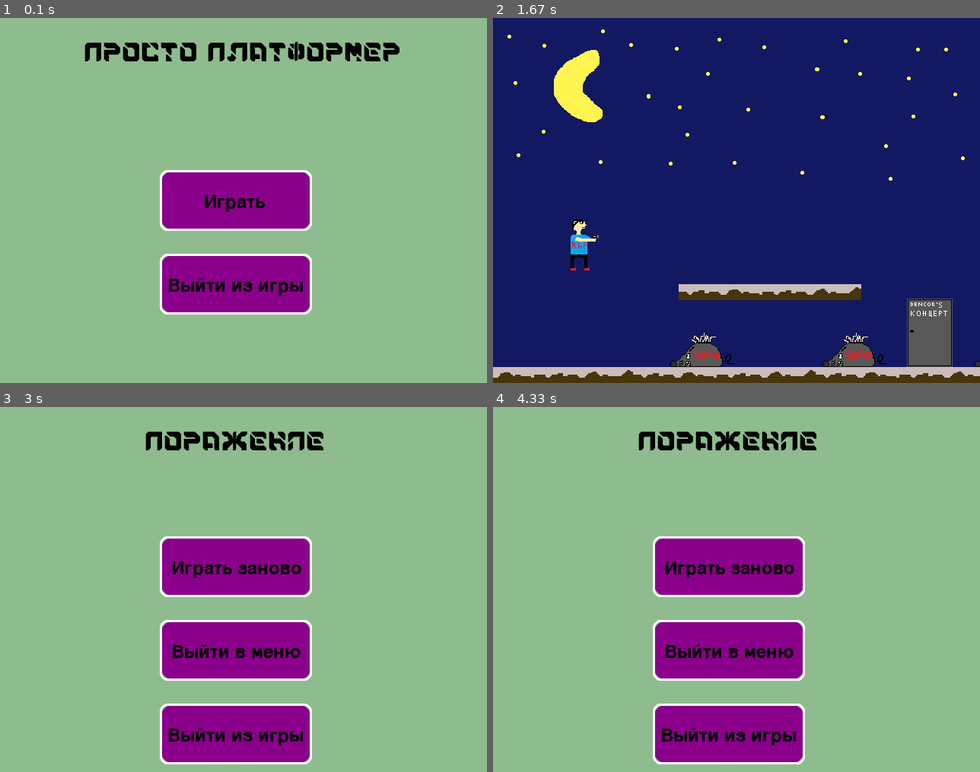
Above: before the commit, frames 1-4 (two rows, left to right).
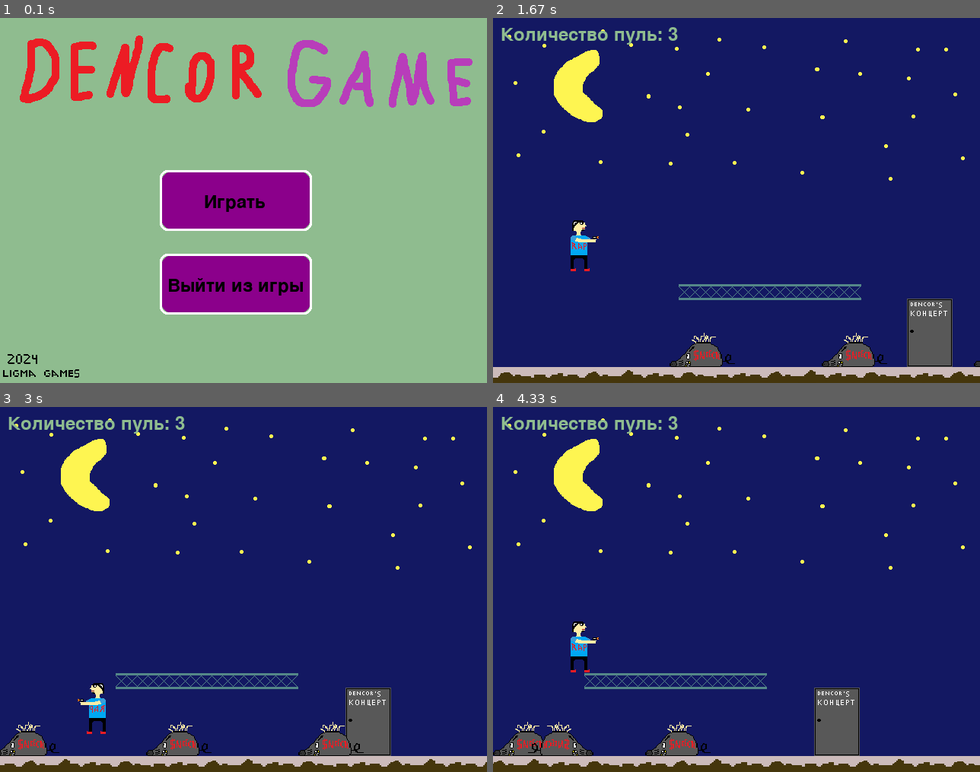
Above: after the commit, the same moments.

Repository: RomoR11/Project_PyGame
Game: pygame game, started from main.py
The game is run twice, just before and just after one commit, with the same random seed, the same clock (stepped at 60 frames per second) and the same inputs.
Inputs (mouse positions are in pixels of both pictures, inside the frame that each line leads up to):
- Up to frame 1 (0.1 s): no input
- Up to frame 2 (1.67 s): click (726, 200) at 0.38 s; click (785, 280) at 0.72 s; hold Right 1-1.47 s; hold Up from 1.5 s (still down)
- Up to frame 3 (3 s): release Up at 1.8 s; hold Right 1.83-2.3 s; hold Right 2.33-2.87 s; hold Left from 2.9 s (still down)
- Up to frame 4 (4.33 s): release Left at 3.3 s; hold Up 3.33-3.7 s; hold Right from 3.73 s (still down)

The runs differ from the first frame. In frame 1, 7.1% of the frame differs, in the area x 0-98%, y 4-99%; in frame 2, 2.3%; in frame 3, 100%, in the area x 0-100%, y 0-100%; in frame 4, 100%.

Commit message:
levels done!

Diff:
--- a/data/level.csv
+++ b/data/level.csv
@@ -1,5 +1,5 @@
 type;coord_x;coord_y;group;enemy_speed
-"level";3360;480;1;None
+"level";3580;480;1;None
 "player";200;350;player;2:1
 "platform";-240;459;platform;None
 "platform";0;459;platform;None
@@ -23,6 +23,10 @@
 "platform";1840;280;border;None
 "platform";2180;364;border;None
 "platform";2520;280;border;None
+"bullet";855;335;bullet;None
+"bullet";2280;335;bullet;None
+"bullet";2280;425;bullet;None
+"bullet";2635;251;bullet;None
 "enemy";1840:1993;237;enemy;1
 "enemy";2520:2673;237;enemy;1
 "enemy";2180:2333;321;enemy;1
--- a/data/level_2.csv
+++ b/data/level_2.csv
@@ -1,14 +1,40 @@
 type;coord_x;coord_y;group;enemy_speed
 "level";1280;480;2;None
-"player";100;350;player;2:1
+"player";200;350;player;2:1
 "platform";-240;459;platform;None
 "platform";0;459;platform;None
-"platform";300;350;border;None
 "platform";240;459;platform;None
 "platform";480;459;platform;None
 "platform";720;459;platform;None
 "platform";960;459;platform;None
 "platform";1200;459;platform;None
-"enemy";100:400;414;enemy;1
-"enemy";100:800;414;enemy;1
-"flag";600;369;None;None
+"platform";1440;459;platform;None
+"platform";1680;459;platform;None
+"platform";1920;459;platform;None
+"platform";2160;459;platform;None
+"platform";3730;459;platform;None
+"platform";3970;459;platform;None
+"platform";4210;459;platform;None
+"platform";4450;459;platform;None
+"platform";4690;459;platform;None
+"platform";740;350;border;None
+"platform";1100;280;border;None
+"platform";1360;350;border;None
+"platform";1620;400;border;None
+"platform";2460;350;border;None
+"platform";2840;280;border;None
+"platform";3180;404;border;None
+"platform";3240;230;border;None
+"platform";3560;310;border;None
+"enemy";1200:1533;414;enemy;3
+"enemy";690:943;414;enemy;2
+"enemy";1100:1253;235;enemy;3
+"enemy";1620:1773;355;enemy;2
+"enemy";2840:2993;235;enemy;2
+"enemy";3240:3393;185;enemy;2
+"bullet";3300;384;bullet;None
+"bullet";3360;210;bullet;None
+"bullet";860;330;bullet;None
+"bullet";1220;330;bullet;None
+"bullet";1480;330;bullet;None
+"flag";4300;369;None;None
--- a/data/level_3.csv
+++ b/data/level_3.csv
@@ -1,14 +1,51 @@
 type;coord_x;coord_y;group;enemy_speed
-"level";1280;480;3;None
-"player";100;350;player;2:1
+"level";5380;480;3;None
+"player";200;350;player;2:1
 "platform";-240;459;platform;None
 "platform";0;459;platform;None
-"platform";300;350;border;None
 "platform";240;459;platform;None
 "platform";480;459;platform;None
 "platform";720;459;platform;None
 "platform";960;459;platform;None
 "platform";1200;459;platform;None
-"enemy";100:400;414;enemy;1
-"enemy";100:800;414;enemy;1
-"flag";800;369;None;None
+"platform";1440;459;platform;None
+"platform";1680;459;platform;None
+"platform";1920;459;platform;None
+"platform";2160;459;platform;None
+"platform";2400;459;platform;None
+"platform";2640;459;platform;None
+"platform";2880;459;platform;None
+"platform";3120;459;platform;None
+"platform";3700;459;platform;None
+"platform";3940;459;platform;None
+"platform";4180;459;platform;None
+"platform";4420;459;platform;None
+"platform";4660;459;platform;None
+"platform";4850;438;platform;None
+"platform";4900;459;platform;None
+"platform";5140;459;platform;None
+"platform";740;280;border;None
+"platform";1120;364;border;None
+"platform";1860;400;border;None
+"platform";2240;330;border;None
+"platform";2480;330;border;None
+"platform";2400;230;border;None
+"platform";3410;340;border;None
+"platform";3860;280;border;None
+"enemy";740:893;235;enemy;2
+"enemy";500:833;414;enemy;4
+"enemy";920:1240;414;enemy;4
+"enemy";2240:2633;285;enemy;2
+"enemy";2400:2553;185;enemy;3
+"enemy";2100:2650;414;enemy;4
+"enemy";3410:3563;295;enemy;4
+"enemy";3700:4113;414;enemy;4
+"enemy";3860:4013;235;enemy;2
+"bullet";860;255;bullet;None
+"bullet";1240;339;bullet;None
+"bullet";2480;434;bullet;None
+"bullet";2580;434;bullet;None
+"bullet";2400;305;bullet;None
+"bullet";3520;315;bullet;None
+"bullet";2520;205;bullet;None
+"flag";4940;348;None;None
--- a/main.py
+++ b/main.py
@@ -18,6 +18,7 @@
 flag_group = pygame.sprite.Group()
 border_group = pygame.sprite.Group()
 bullet_group = pygame.sprite.Group()
+unused_bullet_group = pygame.sprite.Group()
 STOP, LEFT, RIGHT, JUMP = 0, 1, 2, 3
 player_motion = STOP
 bullet_flip = False
@@ -30,14 +31,8 @@
 
 
 def start_screen():
-    title_text = 'Просто платформер'
-    screen.fill('DarkSeaGreen')
-    font_title = pygame.font.Font('data/SAIBA-45.otf', 35)
-    string_rendered = font_title.render(title_text, 1, pygame.Color('black'))
-    intro_rect = string_rendered.get_rect()
-    intro_rect.top = 30
-    intro_rect.x = 110
-    screen.blit(string_rendered, intro_rect)
+    main_menu_screen = pygame.transform.scale(load_image('main_menu_screen.png'), (width, height))
+    screen.blit(main_menu_screen, (0, 0))
     start_game_button = pygame.draw.rect(screen, 'white', pygame.Rect(210, 200, 200, 80), 3, 10)
     pygame.draw.rect(screen, 'DarkMagenta', pygame.Rect(213, 203, 194, 74), 0, 10)
     exit_button = pygame.draw.rect(screen, 'white', pygame.Rect(210, 310, 200, 80), 3, 10)
@@ -314,15 +309,19 @@
     new_player, new_flag, max_width, max_height = None, None, 0, 0
     for i in data:
         if i[0] == 'player':
-            rows, columns = i[4].split(':')
-            new_player = Player(int(i[1]), int(i[2]), int(rows), int(columns))
+            new_player = Player(int(i[1]), int(i[2]))
         elif i[0] == 'platform':
-            if level_number in (1, 2, 6):
+            if i[3] == 'border':
+                Platform('border', int(i[1]), int(i[2]), i[3])
+            elif level_number in (1, 2, 6):
                 Platform('platform_1_2_6', int(i[1]), int(i[2]), i[3])
             else:
                 Platform(f'platform_{level_number}', int(i[1]), int(i[2]), i[3])
+
         elif i[0] == 'level':
             max_width, max_height = int(i[1]), int(i[2])
+        elif i[0] == 'bullet':
+            UnusedBullet(int(i[1]), int(i[2]))
         elif i[0] == 'flag':
             new_flag = Flag(int(i[1]), int(i[2]))
         elif i[0] == 'enemy':
@@ -333,7 +332,7 @@
 
 platform_image = {'platform_1_2_6': load_image('platform_level_1_2_6.png'),
                   'platform_3': load_image('platform_level_3.png'), 'platform_4': load_image('platform_level_4.png'),
-                  'platform_5': load_image('platform_level_5.png')}
+                  'platform_5': load_image('platform_level_5.png'), 'border': load_image('border.png')}
 levels = {1: 'level.csv', 2: 'level_2.csv', 3: 'level_3.csv',
           4: 'level_4.csv', 5: 'level_5.csv', 6: 'level_6.csv'}
 level_fon = {1: load_image('fon_level_1_6.png'), 2: load_image('fon_level_2.png'), 3: load_image('fon_level_3_5.png'),
@@ -342,6 +341,7 @@
 sneech_image = pygame.transform.scale(load_image('Sneech.png'), (86.4, 45.6))
 flag_image = load_image('finish_flag.png')
 bullet_image = load_image('bullet.png')
+unused_bullet_image = load_image('bullet.png', (80, 80))
 
 
 class Platform(pygame.sprite.Sprite):
@@ -361,7 +361,7 @@
 
 
 class Player(pygame.sprite.Sprite):
-    def __init__(self, pos_x, pos_y, rows, columns):
+    def __init__(self, pos_x, pos_y):
         super().__init__(player_group, all_sprites)
         self.image = player_image
         self.x = pos_x
@@ -371,6 +371,7 @@
         self.mask = pygame.mask.from_surface(self.image)
         self.flip = False
         self.die = False
+        self.bullets = 3
 
     def twist(self, *args):
         if args:
@@ -393,10 +394,10 @@
         if enemies_collided:
             self.die = True
         if not platforms_collided and not borders_collided and not jump or\
-                any(map(lambda x: x.rect.y + 3 < self.y + self.rect.height, platforms_collided)) and not jump and\
-                platforms_collided or any(map(lambda x: x.rect.y + 3 < self.y + self.rect.height, borders_collided))\
+                any(map(lambda x: x.rect.y + 2 < self.y + self.rect.height, platforms_collided)) and not jump and\
+                platforms_collided or any(map(lambda x: x.rect.y + 2 < self.y + self.rect.height, borders_collided))\
                 and borders_collided and not platforms_collided and not jump:
-            self.y += 3
+            self.y += 2
             if self.y >= screen.get_rect().height:
                 self.die = True
         self.rect = self.image.get_rect().move(self.x, self.y)
@@ -420,7 +421,7 @@
         x = args[0] if args else 0
         enemies_collided = pygame.sprite.spritecollide(self, enemy_group, False)
         borders_collided = pygame.sprite.spritecollide(self, border_group, False)
-        if enemies_collided or borders_collided:
+        if borders_collided:
             self.kill()
         if not self.flip:
             self.x += 5 - x
@@ -432,6 +433,22 @@
         if self.x >= self.x_max or self.x <= self.x_min:
             self.kill()
         self.rect = self.image.get_rect().move(self.x, self.y)
+
+
+class UnusedBullet(pygame.sprite.Sprite):
+    def __init__(self, pos_x, pos_y):
+        super().__init__(unused_bullet_group, all_sprites)
+        self.image = unused_bullet_image
+        self.rect = self.image.get_rect().move(pos_x, pos_y)
+        self.mask = pygame.mask.from_surface(self.image)
+        self.use = False
+
+    def update(self, *args, **kwargs):
+        player_collided = pygame.sprite.spritecollide(self, player_group, False)
+        if player_collided and not self.use:
+            player.bullets += 1
+            self.kill()
+            self.use = True
 
 
 class Enemy(pygame.sprite.Sprite):
@@ -516,6 +533,14 @@
             player.twist(self.event)
 
 
+font = pygame.font.Font(None, 36)
+
+
+def draw_bullets_count(screen, text, x, y):
+    text_surface = font.render(text, True, (143, 188, 143))
+    screen.blit(text_surface, (x, y))
+
+
 if __name__ == '__main__':
     running = True
     player, flag, level_x, level_y = generate_level(levels[level_number])
@@ -536,8 +561,9 @@
             if event.type == pygame.QUIT:
                 running = False
             elif event.type == pygame.KEYDOWN:
-                if event.key == pygame.K_f:
+                if event.key == pygame.K_f and player.bullets > 0:
                     Bullet(239 if not bullet_flip else 195, player.y + 21, bullet_flip)
+                    player.bullets -= 1
                 elif event.key == pygame.K_LEFT:
                     bullet_flip = True
                     player_motion = LEFT
@@ -593,7 +619,10 @@
                 camera.apply(sprite)
             for sprite in bullet_group:
                 camera.apply(sprite)
+            for sprite in unused_bullet_group:
+                camera.apply(sprite)
             camera.apply(flag)
+        draw_bullets_count(screen, f"Количество пуль: {player.bullets}", 10, 10)
         all_sprites.update()
         pygame.display.flip()
         clock.tick(FPS)
Binary file added: data/border.png
Binary file added: data/main_menu_screen.png
Binary file removed: data/platform_py.png
